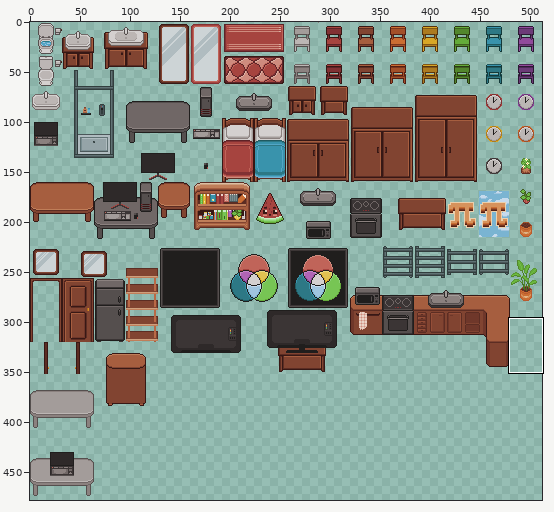
Two states of a sprite sheet, game/house/assets/objects.png. Above, an overview of the earlier version with the close-up marked.
Close-up. As it was:
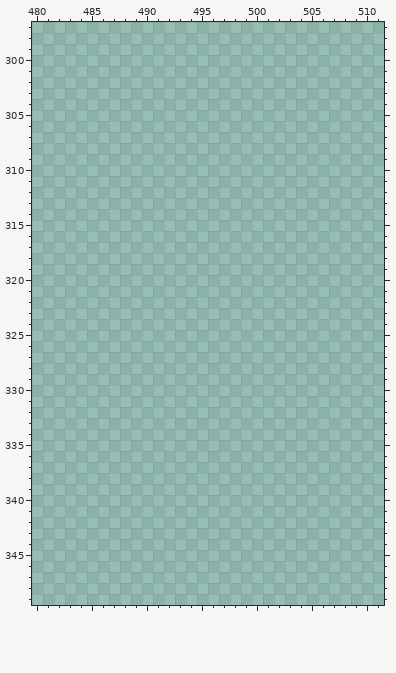
The file is 512x512 pixels. Colours within 5 levels of each other are drawn and written as one. Shown: x 480..511, y 297..349. The wide view leaves out empty margins.
The same view after the edit:
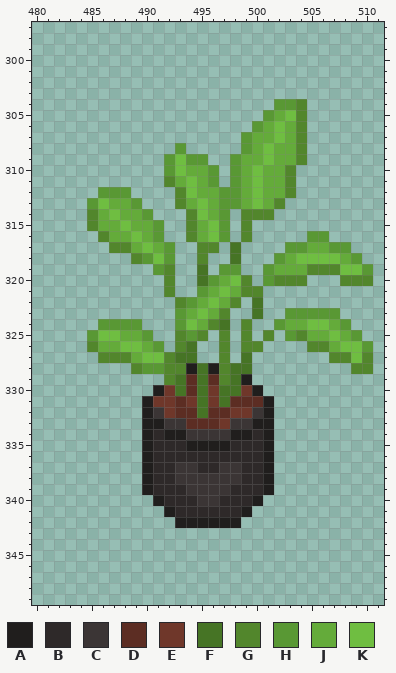
Palette (. is transparent): A #201e1d  B #2e2929  C #3b3535  D #5c2d23  E #6f372a  F #467425  G #52862c  H #599834  J #64ab3a  K #6fbe41
Log entry: Add pixel art asset (big plant variant)
The exact change:
y 304: x 502..504 ... -> HHG
y 305: x 501..504 .... -> HJKG
y 306: x 500..504 ..... -> HJKJG
y 307: x 499..504 ...... -> HJJKJG
y 308: x 493 . -> H; x 499..504 ...... -> HJKJJG
y 309: x 492..495 .... -> HKHH; x 498..504 ....... -> HJJKJJG
y 310: x 492..496 ..... -> HKJJH; x 498..503 ...... -> HJKJJG
y 311: x 492..496 ..... -> GJKJH; x 498..503 ...... -> HJKJJG
y 312: x 486..488 ... -> HHH; x 493..503 ........... -> GKJJHHJKJJG
y 313: x 485..489 ..... -> HKJJH; x 493..502 .......... -> GJKJHHJKJG
y 314: x 485..490 ...... -> GJKJJH; x 494..497 .... -> GKJH; x 499..501 ... -> GGG
y 315: x 485..491 ....... -> GJJKJJH; x 494..497 .... -> GJKH; x 499 . -> G
y 316: x 486..491 ...... -> GJJKJH; x 494..497 .... -> GJKH; x 499 . -> G; x 505..506 .. -> HH
y 317: x 487..492 ...... -> GGJKJH; x 495..496 .. -> GG; x 498 . -> F; x 503..508 ...... -> HHJJHH
y 318: x 489..492 .... -> GHKH; x 495 . -> G; x 498 . -> F; x 502..509 ........ -> HJKKKKJH
y 319: x 491..492 .. -> HG; x 495 . -> F; x 497..498 .. -> HH; x 501..510 .......... -> HJJJGGGKKH
y 320: x 492 . -> G; x 495..499 ..... -> FHJKG; x 501..504 .... -> HGGG; x 508..510 ... -> GGG
y 321: x 492 . -> G; x 495..500 ...... -> HJKJGG
y 322: x 493..498 ...... -> GHJKJG; x 500 . -> F
y 323: x 493..497 ..... -> HJKJG; x 500 . -> F; x 503..507 ..... -> HHHHH
y 324: x 486..489 .... -> HHHH; x 493..497 ..... -> HKJGF; x 499 . -> G; x 502..508 ....... -> HJJKKJH
y 325: x 485..490 ...... -> HKKJJH; x 493..495 ... -> GHG; x 497 . -> G; x 499 . -> G; x 501 . -> G; x 503..509 ....... -> HGJJKJH
y 326: x 485..491 ....... -> GJJKKJH; x 493..494 .. -> GF; x 497 . -> G; x 499..500 .. -> GG; x 505..510 ...... -> GGJKKH
y 327: x 486..494 ......... -> GGGJKKGFF; x 497 . -> G; x 499 . -> F; x 507..510 .... -> GGKG
y 328: x 489..499 ........... -> GHHGGAFAGFF; x 509..510 .. -> GG
y 329: x 492..499 ........ -> GFDFDGFA
y 330: x 491..500 .......... -> AEFDFEFFEA
y 331: x 490..501 ............ -> AEEDEFEFDDDA
y 332: x 490..501 ............ -> ACEDDFDDEECA
y 333: x 490..501 ............ -> AACCDDDECCAA
y 334: x 490..501 ............ -> ABAACCCCAABA
y 335: x 490..501 ............ -> ABBBAAAABBBA
y 336: x 490..501 ............ -> ABBBBBBBBBBA
y 337: x 490..501 ............ -> ABBCCBBCCBBA
y 338: x 490..501 ............ -> ABBCCCCCCBBA
y 339: x 490..501 ............ -> ABBBCCCCBBBA
y 340: x 491..500 .......... -> ABBBCCBBBA
y 341: x 492..499 ........ -> ABBBBBBA
y 342: x 493..498 ...... -> AAAAAA
